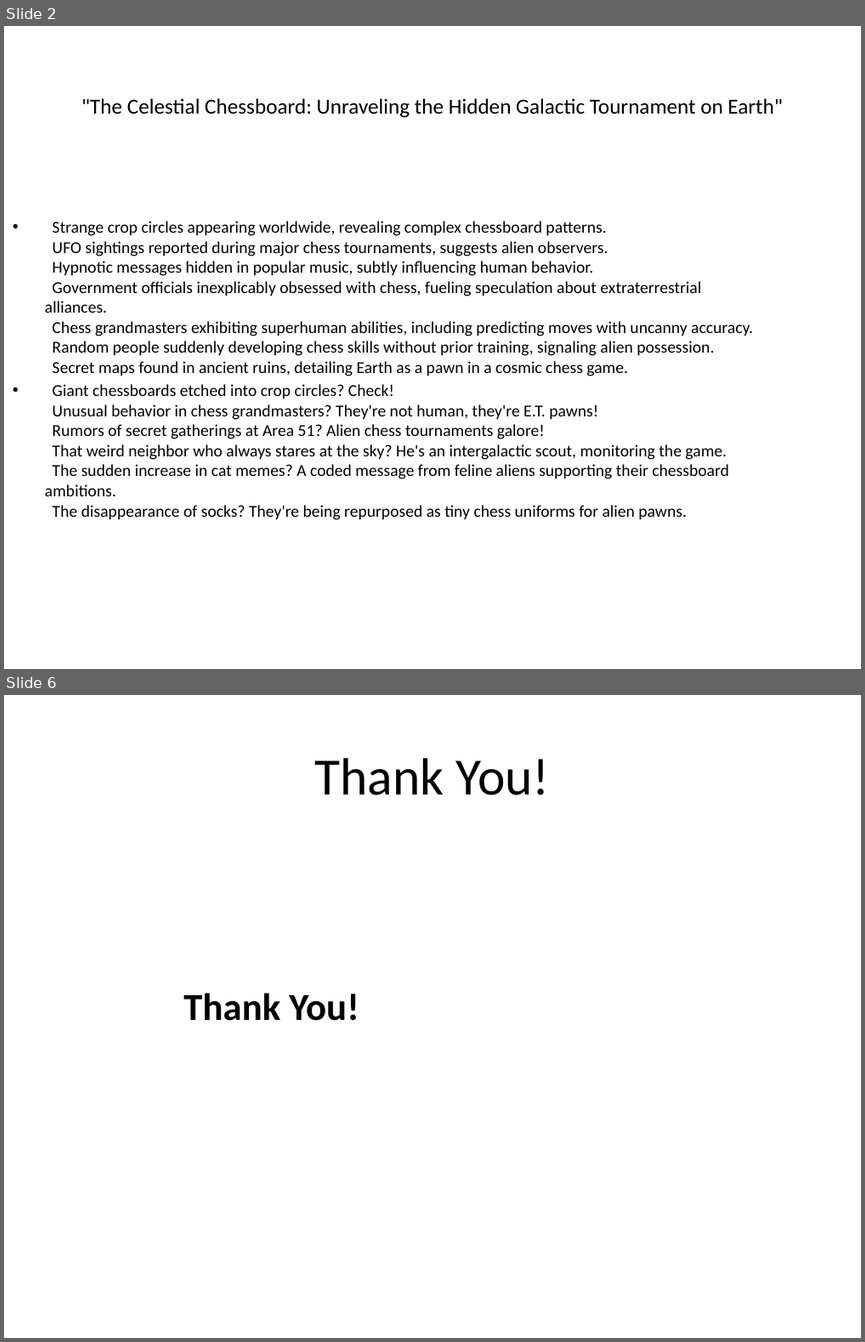
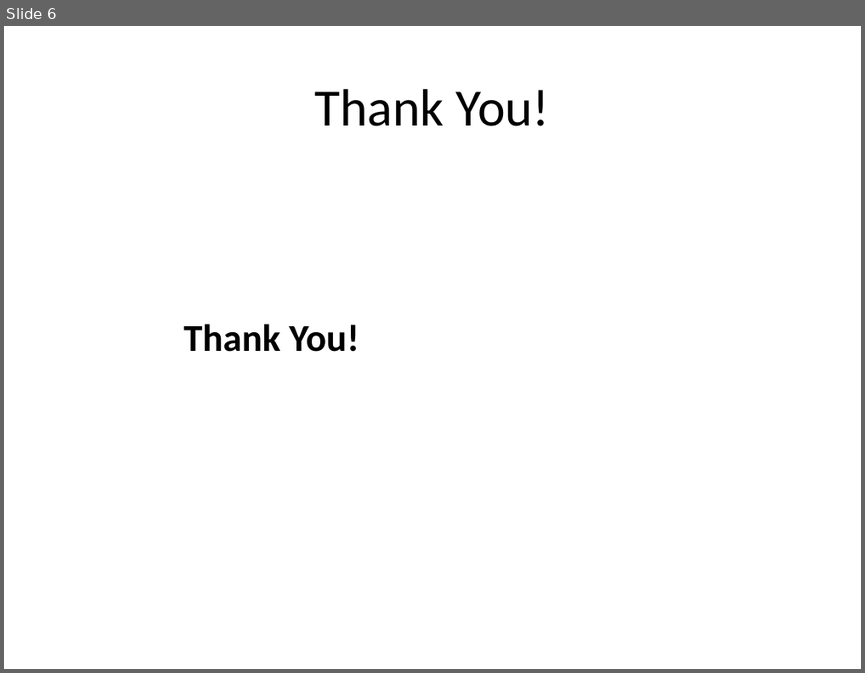
Before and after one commit to 0Armaan025/conspiracy-ppt-generator-api, a slide deck: generated_presentation.pptx. Shown one above the other, each under a label of ours: slides 2 and 6 before the commit, slide 6 after it; the slides between them are not shown. The pictures are 865x1342 and 865x673 pixels, drawn with LibreOffice and Linux fonts; fonts in the diff are those of the drawing. Boxes give left, top, right and bottom in pixels: in the first picture for what was removed or moved away, otherwise in the second. Text is boxed around its words. In the diff, an @@ line names an element or a change of style, - is before the commit and + after.

```diff
--- a/generated_presentation.pptx
+++ b/generated_presentation.pptx
@@ slide 2 removed at (4, 26, 861, 669), background #FFFFFF @@
@@ title removed at (81, 98, 782, 118) @@
-"The Celestial Chessboard: Unraveling the Hidden Galactic Tournament on Earth"
@@ text removed at (45, 221, 753, 520) @@
-• Strange crop circles appearing worldwide, revealing complex chessboard patterns.
-  UFO sightings reported during major chess tournaments, suggests alien observers.
-  Hypnotic messages hidden in popular music, subtly influencing human behavior.
-  Government officials inexplicably obsessed with chess, fueling speculation about extraterrestrial alliances.
-  Chess grandmasters exhibiting superhuman abilities, including predicting moves with uncanny accuracy.
-  Random people suddenly developing chess skills without prior training, signaling alien possession.
-  Secret maps found in ancient ruins, detailing Earth as a pawn in a cosmic chess game.
-• Giant chessboards etched into crop circles? Check!
-  Unusual behavior in chess grandmasters? They're not human, they're E.T. pawns!
-  Rumors of secret gatherings at Area 51? Alien chess tournaments galore!
-  That weird neighbor who always stares at the sky? He's an intergalactic scout, monitoring the game.
-  The sudden increase in cat memes? A coded message from feline aliens supporting their chessboard ambitions.
-  The disappearance of socks? They're being repurposed as tiny chess uniforms for alien pawns.
```
Also in this commit, not shown: 2 slides changed, 3 slides added, 2 other slides removed, 2 other files.
